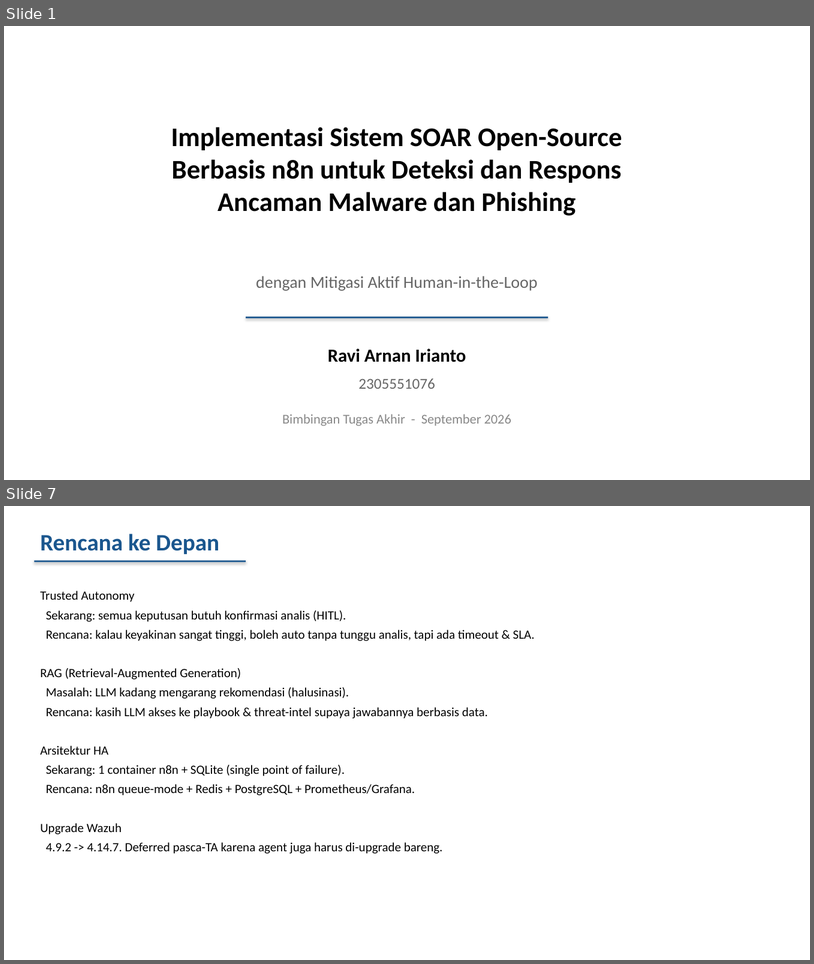
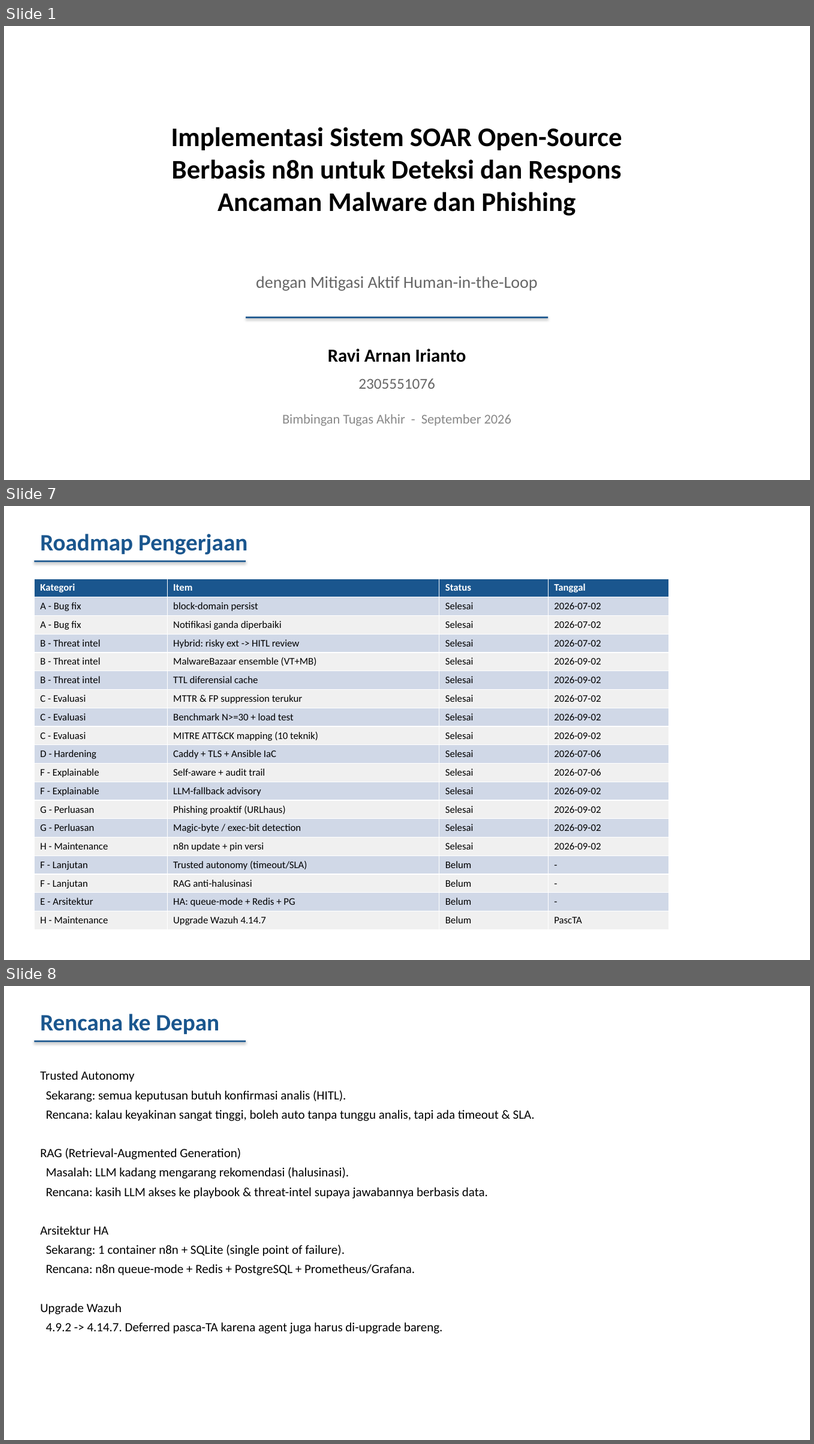
Before and after one commit to ravi-arnan/soar-project, a slide deck: docs/BIMBINGAN-TA-SOAR.pptx. Shown one above the other, each under a label of ours: slides 1 and 7 before the commit, slides 1, 7 and 8 after it; the slides between them are not shown. The pictures are 814x964 and 814x1444 pixels, drawn with LibreOffice and Linux fonts; fonts in the diff are those of the drawing. Boxes give left, top, right and bottom in pixels: in the first picture for what was removed or moved away, otherwise in the second. Text is boxed around its words. In the diff, an @@ line names an element or a change of style, - is before the commit and + after.

Commit message:
docs: PPT v5 — tambah tabel perbandingan + roadmap
Slide baru:
- Slide 2: Latar belakang (masalah SOC + yang ditawarkan)
- Slide 3: Tabel perbandingan (SOC Manual vs SOAR Komersial vs Shuffle vs Sistem Ini)
- Slide 7: Tabel roadmap (18 item, status + tanggal)

Total 9 slides:
1. Cover
2. Latar Belakang
3. Perbandingan (apa yang unggul)
4. Arsitektur (diagram)
5. Alur Keputusan
6. Hasil Pengukuran
7. Roadmap Pengerjaan
8. Rencana ke Depan
9. Penutup

```diff
--- a/docs/BIMBINGAN-TA-SOAR.pptx
+++ b/docs/BIMBINGAN-TA-SOAR.pptx
@@ slide 7 added at (4,506,810,960), background #FFFFFF @@
@@ text added at (40,534,248,555), 28 pt, text #1A568E, bold @@
+Roadmap Pengerjaan
@@ rectangle added at (34,561,246,562), fill #1A568E @@
@@ table added at (34,579,669,930), 19 rows, 4 columns @@
+Kategori | Item | Status | Tanggal
+A - Bug fix | block-domain persist | Selesai | 2026-07-02
+A - Bug fix | Notifikasi ganda diperbaiki | Selesai | 2026-07-02
+B - Threat intel | Hybrid: risky ext -> HITL review | Selesai | 2026-07-02
+B - Threat intel | MalwareBazaar ensemble (VT+MB) | Selesai | 2026-09-02
+B - Threat intel | TTL diferensial cache | Selesai | 2026-09-02
+C - Evaluasi | MTTR & FP suppression terukur | Selesai | 2026-07-02
+C - Evaluasi | Benchmark N>=30 + load test | Selesai | 2026-09-02
+C - Evaluasi | MITRE ATT&CK mapping (10 teknik) | Selesai | 2026-09-02
+D - Hardening | Caddy + TLS + Ansible IaC | Selesai | 2026-07-06
+F - Explainable | Self-aware + audit trail | Selesai | 2026-07-06
+F - Explainable | LLM-fallback advisory | Selesai | 2026-09-02
+G - Perluasan | Phishing proaktif (URLhaus) | Selesai | 2026-09-02
+G - Perluasan | Magic-byte / exec-bit detection | Selesai | 2026-09-02
+H - Maintenance | n8n update + pin versi | Selesai | 2026-09-02
+F - Lanjutan | Trusted autonomy (timeout/SLA) | Belum | -
+F - Lanjutan | RAG anti-halusinasi | Belum | -
+E - Arsitektur | HA: queue-mode + Redis + PG | Belum | -
+H - Maintenance | Upgrade Wazuh 4.14.7 | Belum | PascTA
@@ what was slide 7 is now slide 8 @@
```
Also in this commit, not shown: 3 slides changed, 2 other slides added, 2 slides removed, 1 other file.
